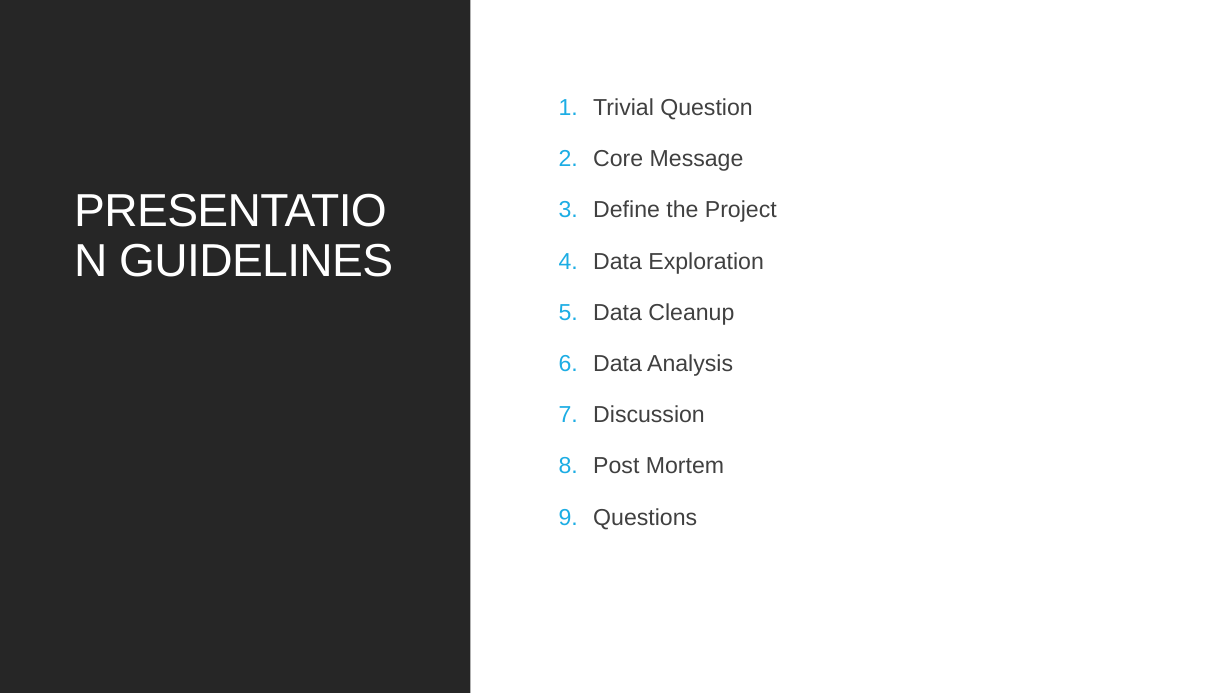
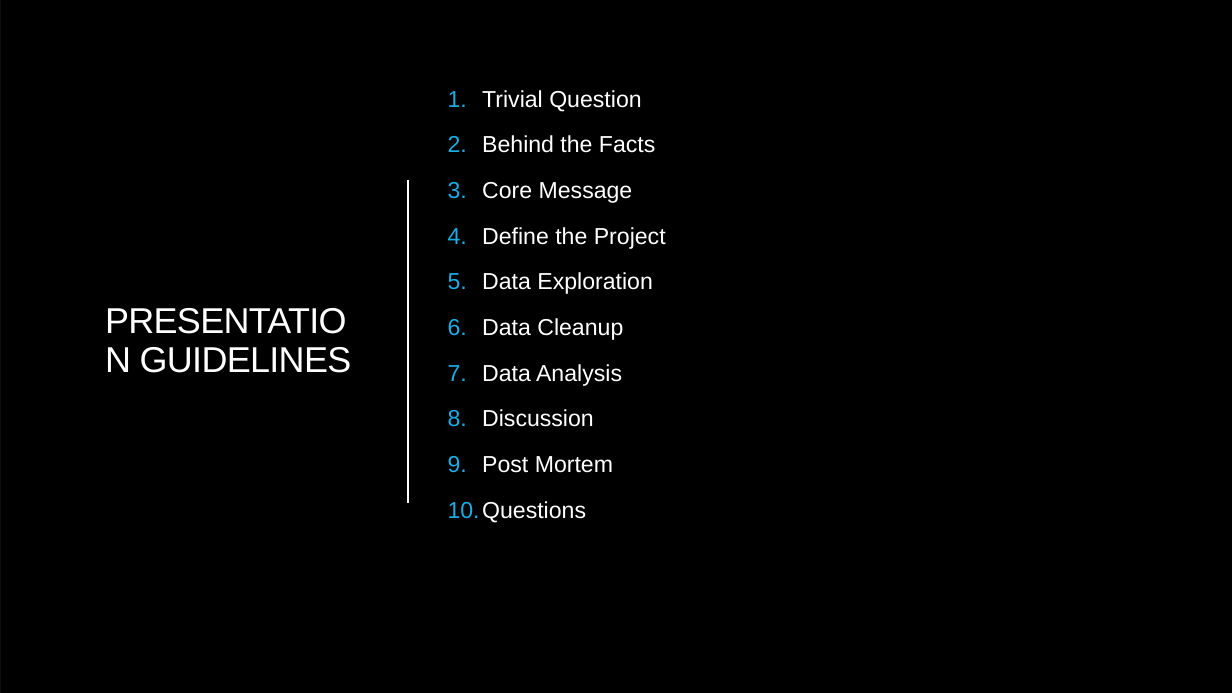
Before and after one commit to cbeachey/project1_influencers, a slide deck: slide 2 of Effects of Sugar Consumption.pptx. Drawn at 1232x693 pixels with LibreOffice and Linux fonts; fonts in the diff are those of the drawing. Boxes give left, top, right and bottom in pixels: in the first picture for what was removed or moved away, otherwise in the second. Text is boxed around its words. In the diff, an @@ line names an element or a change of style, - is before the commit and + after.

```diff
--- a/Effects of Sugar Consumption.pptx
+++ b/Effects of Sugar Consumption.pptx
@@ background #FFFFFF to #000000 @@
@@ rectangle added at [0,0,1232,693], fill #000000 @@
@@ title "PRESENTATION GUIDELINES": place and size @@
-title "PRESENTATION GUIDELINES" at [119,243,393,277]
+title "PRESENTATION GUIDELINES" at [140,347,352,373]
@@ title "PRESENTATION GUIDELINES" at [140,347,352,373]: size 36 to 28 pt; vertical alignment bottom to middle @@
@@ text "Trivial Question": place and size @@
-text "Trivial Question" at [593,98,777,530]
+text "Trivial Question" at [482,90,666,523]
@@ text "Trivial Question" at [482,90,666,523]: vertical alignment top to middle @@
@@ text at [482,90,666,523]: text colour #404040 to #FFFFFF in "Trivial Question", "Core Message", "Define the Project", "Data Exploration" and 5 more places; line spacing 1.2 to 1 @@
@@ text at [482,135,655,153]: paragraph added @@
+2. Behind the Facts
@@ line added from (409, 179) to (409, 503), #FFFFFF 1.5 pt @@
@@ rectangle added at [0,647,1232,693], fill #262626 @@
```
Also in this commit, not shown: 3 other slides changed, 9 other files.
